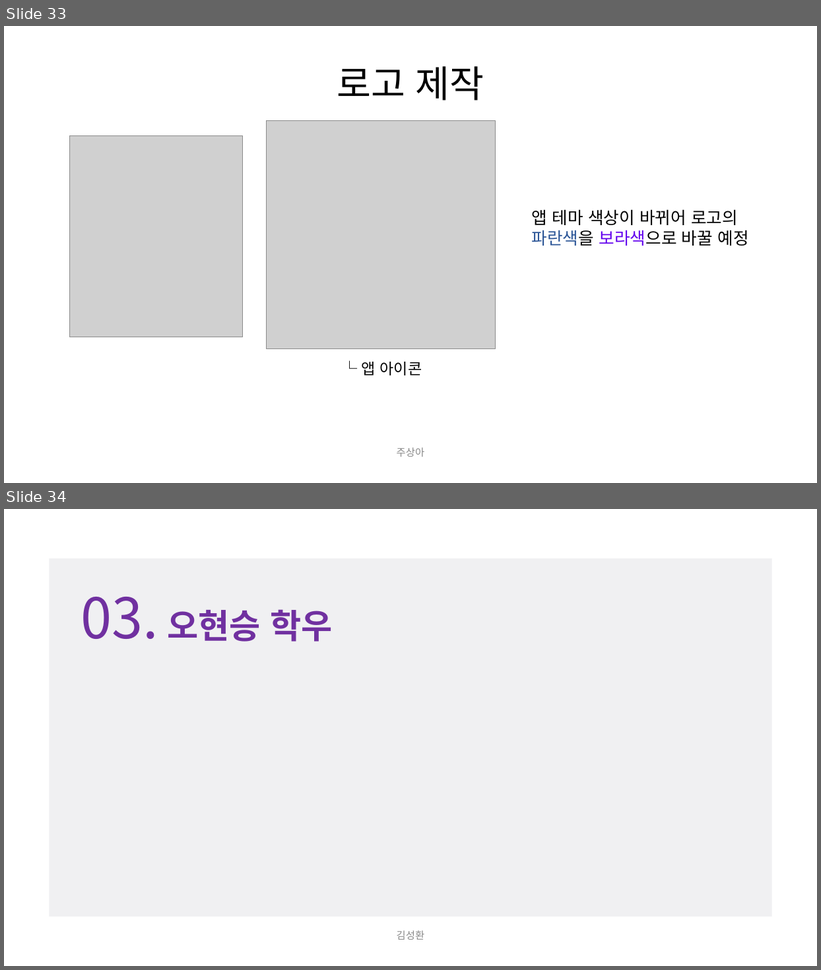
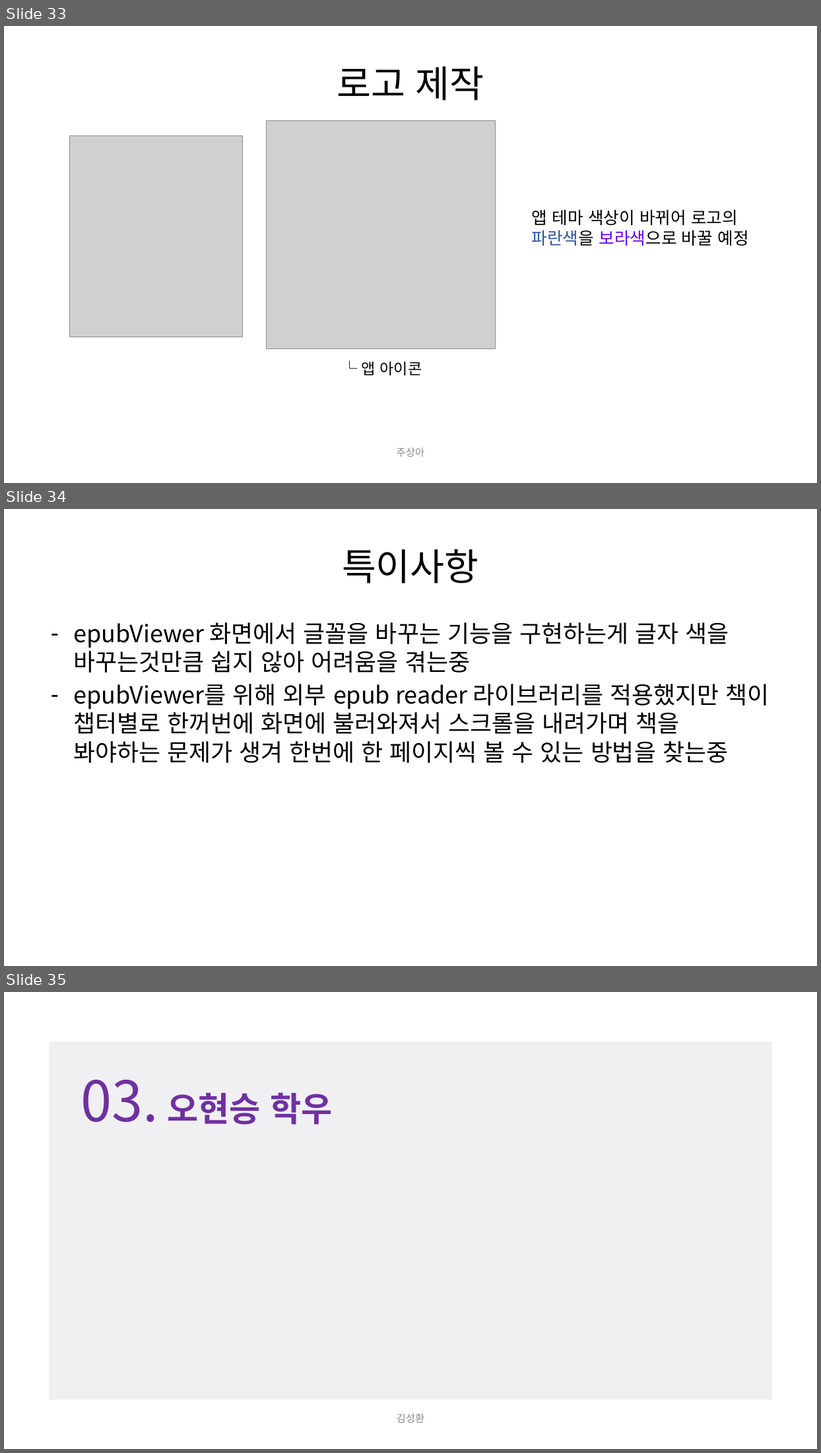
Before and after one commit to ksh9409255/ThinkingBookstore, a slide deck: 보고서/12주차/12주차 보고서_3code.pptx. Shown one above the other, each under a label of ours: slides 33 and 34 before the commit, slides 33, 34 and 35 after it. The pictures are 821x970 and 821x1453 pixels, drawn with LibreOffice and Linux fonts; fonts in the diff are those of the drawing; grey boxes stand for pictures. Boxes give left, top, right and bottom in pixels: in the first picture for what was removed or moved away, otherwise in the second. Text is boxed around its words. In the diff, an @@ line names an element or a change of style, - is before the commit and + after.

```diff
--- a/보고서/12주차/12주차 보고서_3code.pptx
+++ b/보고서/12주차/12주차 보고서_3code.pptx
@@ slide 34 added at [4,509,817,966], background #FFFFFF @@
@@ title added at [342,549,479,584], 44 pt, text #000000 @@
+특이사항
@@ text added at [73,623,769,763], 28 pt, text #000000 @@
+– epubViewer 화면에서 글꼴을 바꾸는 기능을 구현하는게 글자 색을 바꾸는것만큼 쉽지 않아 어려움을 겪는중
+– epubViewer를 위해 외부 epub reader 라이브러리를 적용했지만 책이 챕터별로 한꺼번에 화면에 불러와져서 스크롤을 내려가며 책을 봐야하는 문제가 생겨 한번에 한 페이지씩 볼 수 있는 방법을 찾는중
@@ what was slide 34 is now slide 35 @@
```
Also in this commit, not shown: 2 slides changed, 1 other file.
